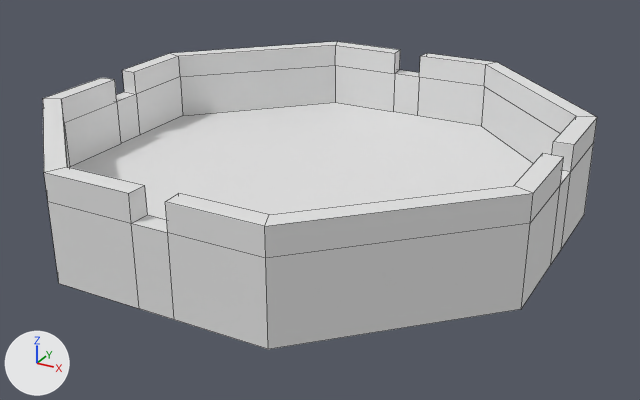
Before and after pictures for a commit that changed the FBX model I have no time VR/Assets/01_IHaveNoTimeVr/04_Modelos3D/Cenicero.fbx.
Rendered twice from a 50 mm camera at (0.554, -0.983, 0.498) aimed at (0.022, -0.016, 0.014). Lighting does not change. The marker at lower left points along +X, +Y and +Z. Mesh edges are drawn as thin lines.

Before the edit, the objects in view are built like this:
```python
me_cylinder_005 = bpy.data.meshes.new('Cylinder.005')
me_cylinder_005.from_pydata(...)  # 96 vertices, 82 faces; spans x -0.342..0.342, y -0.342..0.342, z 0.0..0.137
me_cylinder_005.materials.append(mat_mat_cenicero)  # white #e7e7e7
ob_cenicero = bpy.data.objects.new('Cenicero', me_cylinder_005)
ob_cenicero.location = (0.0, 0.0, 0.0)
```
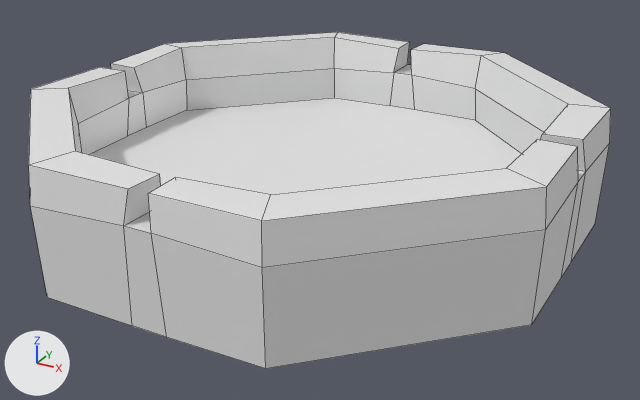
What differs and where, as boxes (x1, y1, x2, y2) in the pictures (640 x 400 px):
```json
{"object": "Cenicero", "change": "reshaped", "before": [43, 42, 597, 349], "after": [29, 32, 611, 369], "on screen": "10% taller"}
{"part": 1, "of": "me_cylinder_005", "change": "added", "after": [29, 32, 611, 369]}
```

Scene script edits in JSON lines:
```json
{"op": "add", "block": "mat_mat_outline", "code": ["mat_mat_outline = principled_material('Mat_Outline')", "mat_mat_outline.base_color = (0.8, 0.8, 0.8)  # white #e7e7e7", "mat_mat_outline.roughness = 0.4"]}
{"block": "me_cylinder_005", "where": "# used by ob_cenicero; location = (0.0, 0.0, 0.0)"}
{"op": "remove", "block": "me_cylinder_005", "code": "me_cylinder_005.from_pydata(...)  # 96 vertices, 82 faces; spans x -0.342..0.342, y -0.342..0.342, z 0.0..0.137"}
{"op": "add", "block": "me_cylinder_005", "code": "me_cylinder_005.from_pydata(...)  # 192 vertices, 164 faces; spans x -0.36..0.36, y -0.36..0.36, z -0.014..0.154"}
{"block": "me_cylinder_005", "change": "me_cylinder_005 part 1: a new loose piece of 96 vertices spanning x -0.36..0.36, y -0.36..0.36, z -0.014..0.154, in mat_mat_outline (white #e7e7e7)"}
{"op": "add", "block": "me_cylinder_005", "code": "me_cylinder_005.materials.append(mat_mat_outline)  # white #e7e7e7"}
```
